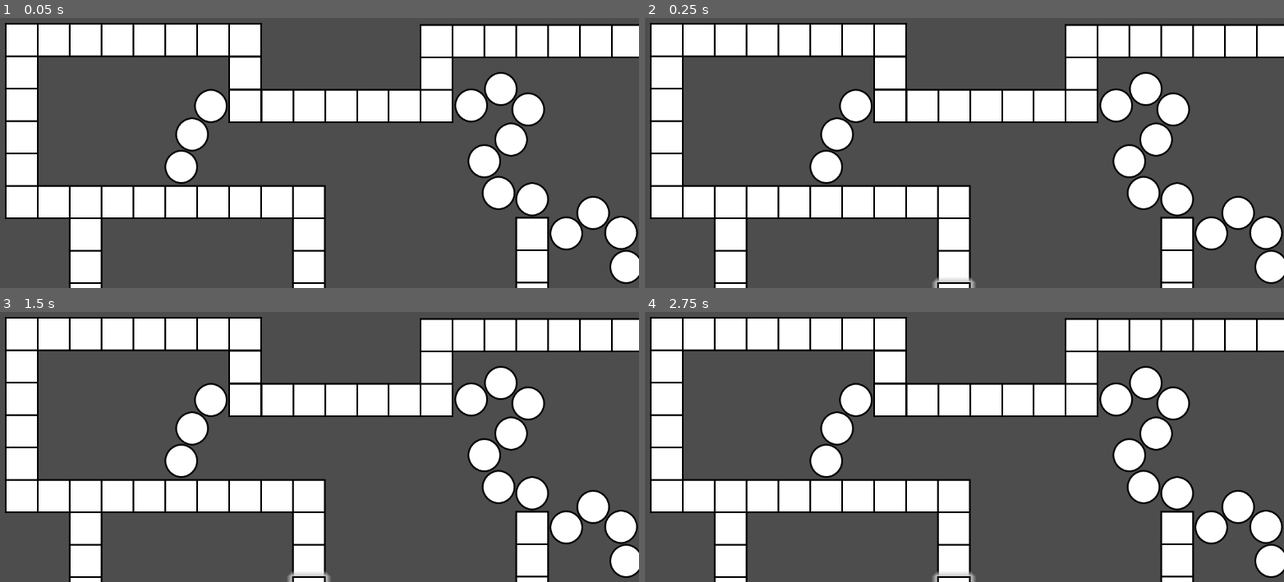
Above: before the commit, frames 1-4 (two rows, left to right).
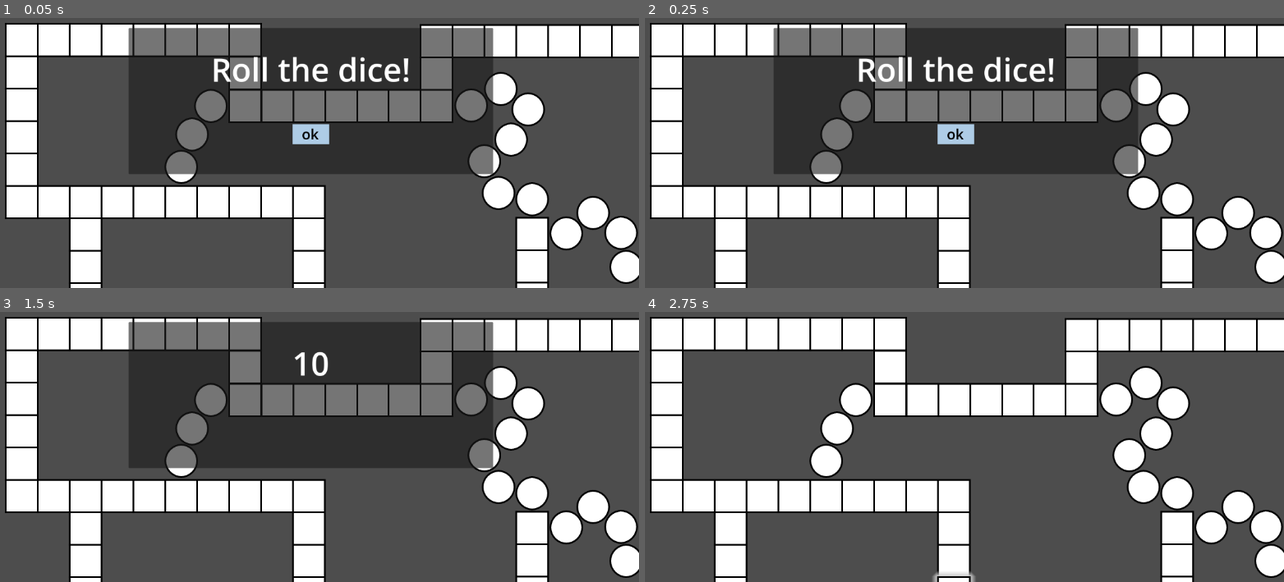
Above: after the commit, the same moments.

Repository: hfxbse/mparty
Game: Godot game, scene res://main/main.tscn
Same seed, same stepped clock (60 frames per second), same inputs: the game is played once before the commit and once after it.
Inputs (mouse positions are in pixels of both pictures, inside the frame that each line leads up to):
- Up to frame 1 (0.05 s): no input
- Up to frame 2 (0.25 s): no input
- Up to frame 3 (1.5 s): click (313, 428) at 0.5 s, where only the run after the commit has a clickable "ok"; tap Enter at 1.25 s
- Up to frame 4 (2.75 s): tap Space at 2 s

The runs differ from the first frame. In frame 1, 29% of the frame differs, in the area x 20-78%, y 3-59%; in frame 2, 29%; in frame 3, 29%, in the area x 20-78%, y 3-100%; in frame 4, nothing differs.
Error before the commit: Parse Error: Expected indented block after function declaration. (res://menu_overlay/menu_overlay.gd:26)

Commit message:
Implemented connection between dice menu and main

Diff:
--- a/dice/Dice.tscn
+++ b/dice/Dice.tscn
@@ -27,11 +27,9 @@
 
 [node name="Control" type="Control"]
 layout_mode = 3
-anchors_preset = 15
-anchor_right = 1.0
-anchor_bottom = 1.0
-grow_horizontal = 2
-grow_vertical = 2
+anchors_preset = 0
+size_flags_horizontal = 3
+size_flags_vertical = 3
 script = ExtResource("1_2eigy")
 
 [node name="Panel" type="Panel" parent="."]
--- a/feld_aktionen/question_difficulty/question_difficulty.tscn
+++ b/feld_aktionen/question_difficulty/question_difficulty.tscn
@@ -10,9 +10,10 @@
 anchors_preset = 15
 anchor_right = 1.0
 anchor_bottom = 1.0
-offset_left = 8.0
 grow_horizontal = 2
 grow_vertical = 2
+size_flags_horizontal = 3
+size_flags_vertical = 3
 script = ExtResource("1_26qfy")
 
 [node name="Panel" type="Panel" parent="."]
@@ -22,10 +23,10 @@
 anchor_top = 0.5
 anchor_right = 0.5
 anchor_bottom = 0.5
-offset_left = -388.0
-offset_top = -220.0
-offset_right = 380.0
-offset_bottom = 184.0
+offset_left = -384.0
+offset_top = -202.0
+offset_right = 384.0
+offset_bottom = 202.0
 grow_horizontal = 2
 grow_vertical = 2
 
--- a/main/main.gd
+++ b/main/main.gd
@@ -58,14 +58,17 @@
 
 
 func rollDice():
+	var dice_value = await menu_overlay.add_dice_menu()
+	print(str(dice_value) + "rollDice")
+	return dice_value
 	pass
 
 
 func playerTurn(player):
 	currentPlayer = player
 	player_turn_begin.emit(currentPlayer)
-	var diceRoll = 3 ##rollDice()
-	##print(diceRoll)
+	var diceRoll = await rollDice()
+	print(str(diceRoll) + "diceRoll")
 	await player.move(diceRoll)
 
 
--- a/menu_overlay/menu_overlay.gd
+++ b/menu_overlay/menu_overlay.gd
@@ -21,6 +21,19 @@
 	received_dice_number.emit(dnumber, current_player)
 
 func ask_difficulty():
-	add_child(difficulty_menu)
+	#add_child(difficulty_menu)
+	pass
 
 func _on_difficulty(diff: Question.Difficulty):
+	pass
+
+func add_dice_menu():
+	dice_menu = preload("res://dice/Dice.tscn").instantiate()
+	dice_menu.dice_number.connect(_on_dice_number)
+	add_child(dice_menu)
+
+	var dice_value = await dice_menu.dice_number
+	print(dice_value)
+	await get_tree().create_timer(1.5).timeout
+	remove_child(dice_menu)
+	return dice_value
